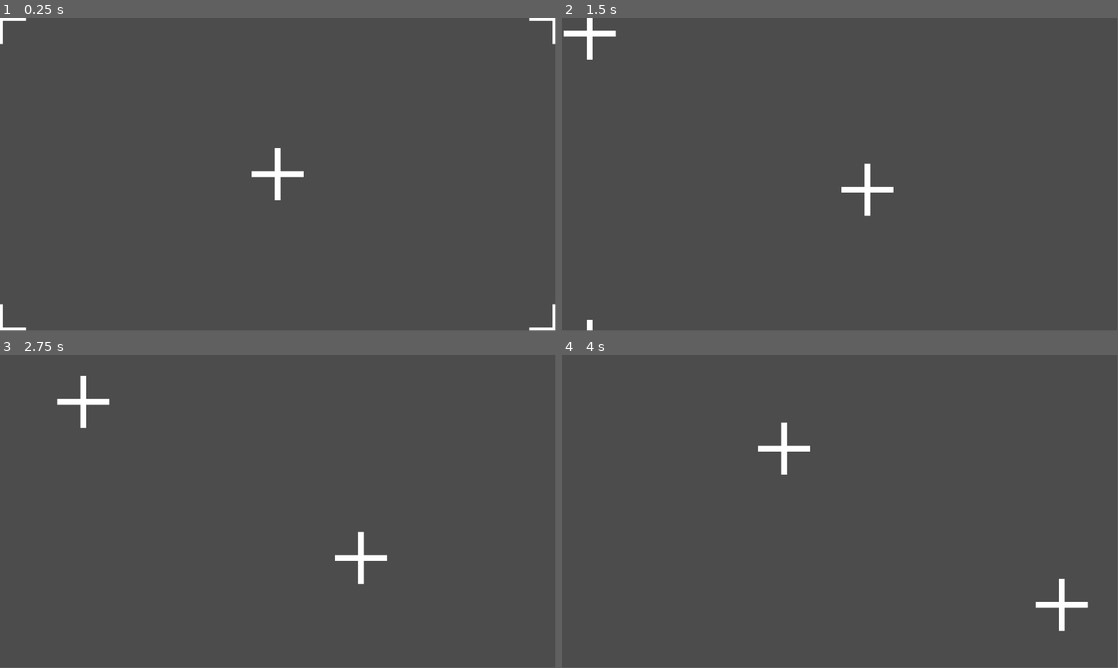
Above: before the commit, frames 1-4 (two rows, left to right).
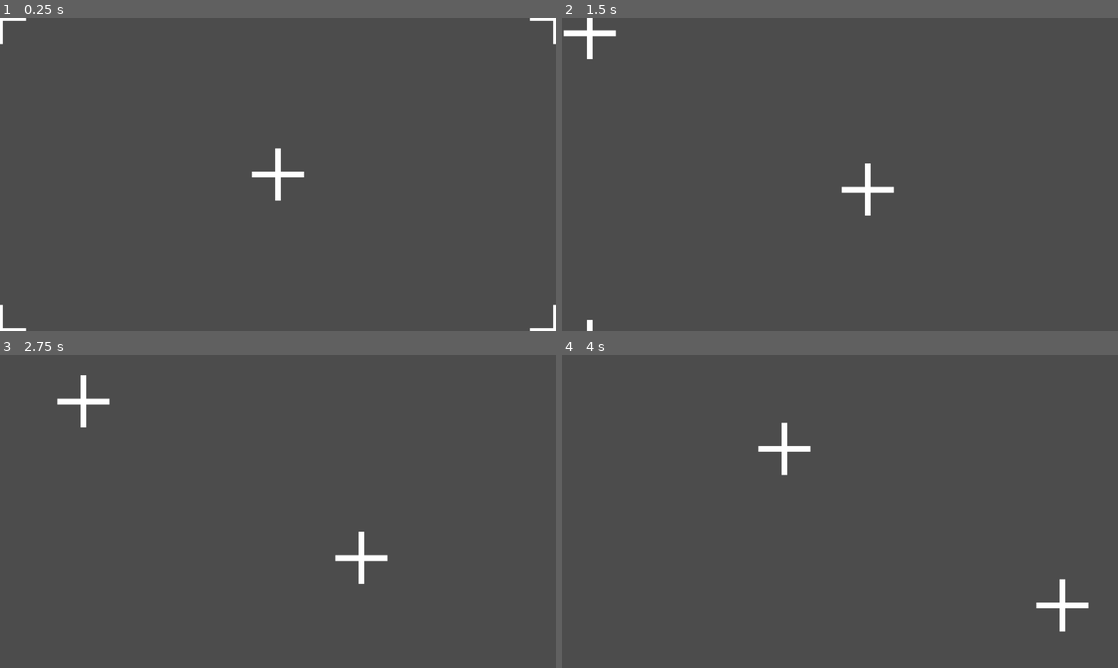
Above: after the commit, the same moments.

Repository: williambcosta/godot-touch-camera-2d
Game: Godot game, scene res://CameraTest.tscn
The game is run twice, just before and just after one commit, with the same random seed, the same clock (stepped at 60 frames per second) and the same inputs.
Inputs (mouse positions are in pixels of both pictures, inside the frame that each line leads up to):
- Up to frame 1 (0.25 s): no input
- Up to frame 2 (1.5 s): tap Enter at 0.5 s; move the mouse to (962, 158) at 0.52 s; click (962, 158) at 0.67 s; tap Space at 1.25 s; drag from (728, 190) to (812, 237) at 1.27 s
- Up to frame 3 (2.75 s): tap Enter at 2 s; move the mouse to (333, 442) at 2.02 s; click (333, 442) at 2.17 s
- Up to frame 4 (4 s): tap Space at 2.75 s; drag from (812, 574) to (673, 464) at 2.77 s; tap Enter at 3.5 s; move the mouse to (1006, 558) at 3.52 s; click (1006, 558) at 3.67 s
In our replay, the window is 799x449 before the commit and 800x450 after it. These sizes can differ from the game's own. Grey fills any space a smaller window leaves; there, only what the larger window draws over its background counts as a difference.

The runs differ from the first frame. In frame 1, 0.2% of the frame differs, in the area x 0-100%, y 0-100%; in frame 2, 0.1%; in frame 3, 0.1%; in frame 4, 0.2%.

Commit message:
Fixes #1

Diff:
--- a/TouchCamera2D.gd
+++ b/TouchCamera2D.gd
@@ -60,23 +60,32 @@
 			# erases this event from the dictionary
 			events.erase(0)
 
-	# If it's a ScreenDrag
+	# If it's a motion
 	if ( (event is InputEventScreenDrag)
 			or (handle_mouse_events and event is InputEventMouseMotion) ):
-		# And the dictionary have only one event stored, it means that
+		# If it's a ScreenDrag
+		if event is InputEventScreenDrag:
+			var last_pos: Vector2 = events[event.index].position
+
+			# If the distance between this touch index and the stored
+			# is greater than the zoom sensitivity
+			if last_pos.distance_to(event.position) > zoom_sensitivity:
+				# Update the event stored in the dictionary
+				events[event.index] = event
+
+		# If the dictionary have only one event stored, it means that
 		# the user is moving the camera
 		if events.size() == 1:
 			set_position(position - event.relative * zoom)
 
 		# If there are more than one finger on screen
-		elif events.size() == 2:
+		elif events.size() == 2 and events.has_all([0, 1]):
 			# Stores the touches position
 			var p1: Vector2 = events[0].position
 			var p2: Vector2 = events[1].position
 
 			# Calculates the distance between them
 			var pinch_distance: float = p1.distance_to(p2)
-
 			# If the absolute difference between the last and the
 			# current pinch distance is greater than the zoom sensitivity
 			if abs(pinch_distance - last_pinch_distance) > zoom_sensitivity:
--- a/project.godot
+++ b/project.godot
@@ -29,6 +29,7 @@
 window/size/width=960
 window/size/height=540
 window/size/resizable=false
+window/stretch/mode="viewport"
 window/stretch/aspect="keep"
 
 [input_devices]
